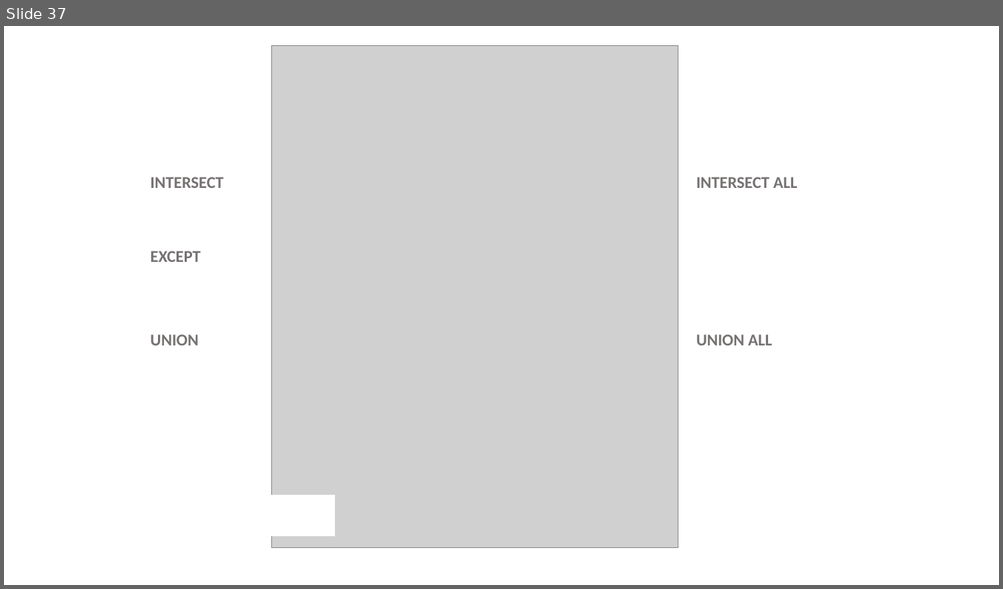
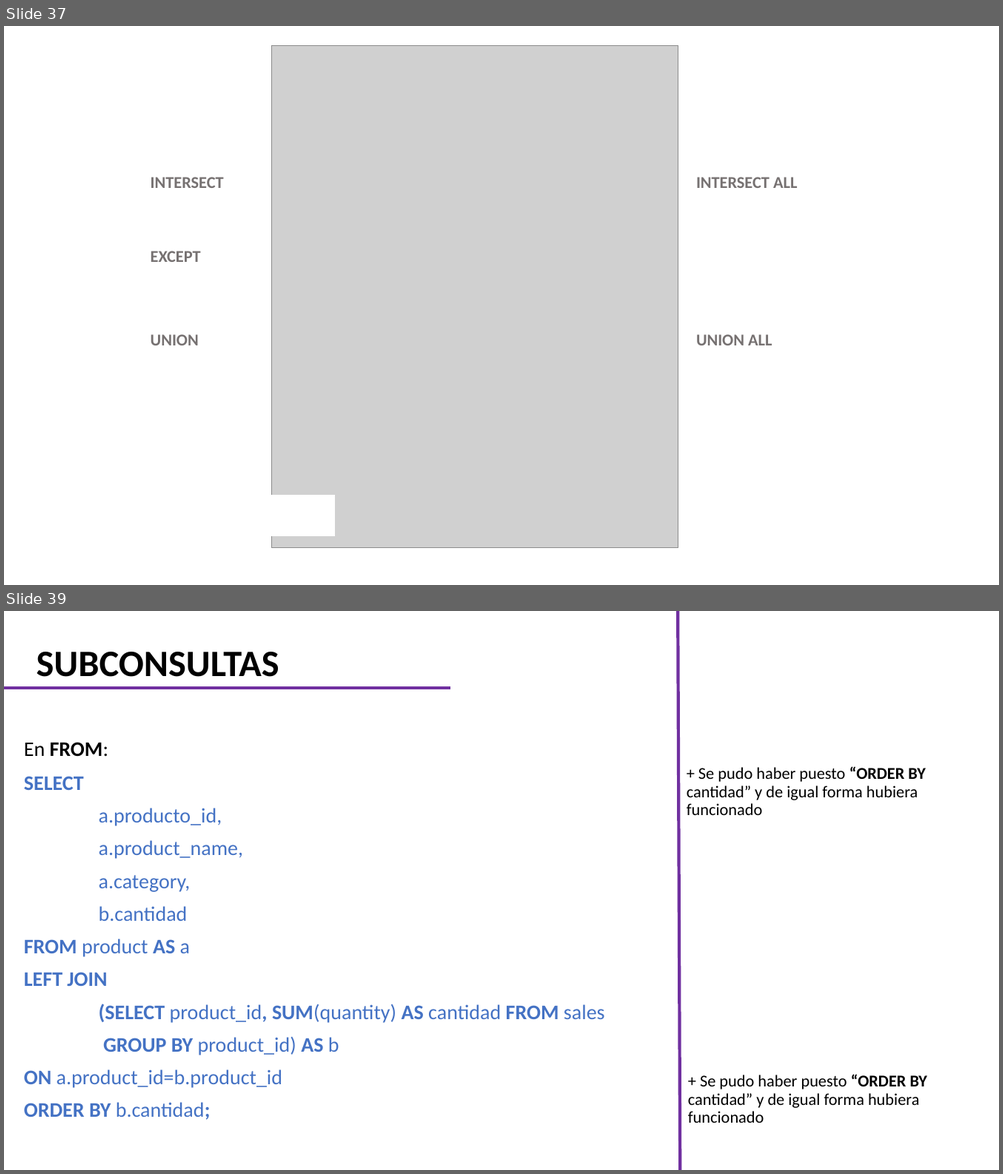
Before and after one commit to CarlosCamposs/Curso-AABD_SQL, a slide deck: Curso AABD-SQL (Notas).pptx. Shown one above the other, each under a label of ours: slide 37 before the commit, slides 37 and 39 after it; the slides between them are not shown. The pictures are 1003x589 and 1003x1174 pixels, drawn with LibreOffice and Linux fonts; fonts in the diff are those of the drawing; grey boxes stand for pictures. Boxes give left, top, right and bottom in pixels: in the first picture for what was removed or moved away, otherwise in the second. Text is boxed around its words. In the diff, an @@ line names an element or a change of style, - is before the commit and + after.

```diff
--- a/Curso AABD-SQL (Notas).pptx
+++ b/Curso AABD-SQL (Notas).pptx
@@ slide 39 added at (x1=4, y1=611, x2=999, y2=1170), background #FFFFFF @@
@@ line added from (680, 1170) to (677, 611), #7030A0 3 pt @@
@@ title added at (x1=37, y1=652, x2=279, y2=677), 36 pt, text #000000, bold @@
+SUBCONSULTAS
@@ line added from (4, 689) to (450, 689), #7030A0 3 pt @@
@@ text added at (x1=24, y1=742, x2=108, y2=756), 20 pt, text #000000, bold @@
+En FROM:
@@ text added at (x1=24, y1=776, x2=605, y2=1120), 20 pt, text #4472C4 @@
+SELECT
+a.producto_id,
+a.product_name,
+a.category,
+b.cantidad
+FROM product AS a
+LEFT JOIN
+(SELECT product_id, SUM(quantity) AS cantidad FROM sales
+GROUP BY product_id) AS b
+ON a.product_id=b.product_id
+ORDER BY b.cantidad;
@@ text added at (x1=686, y1=766, x2=925, y2=815), 16 pt, text #000000 @@
++ Se pudo haber puesto “ORDER BY cantidad” y de igual forma hubiera funcionado
@@ text added at (x1=688, y1=1074, x2=927, y2=1123), 16 pt, text #000000 @@
++ Se pudo haber puesto “ORDER BY cantidad” y de igual forma hubiera funcionado
```
Also in this commit, not shown: 2 slides changed, 4 other slides added, 1 slide removed.
